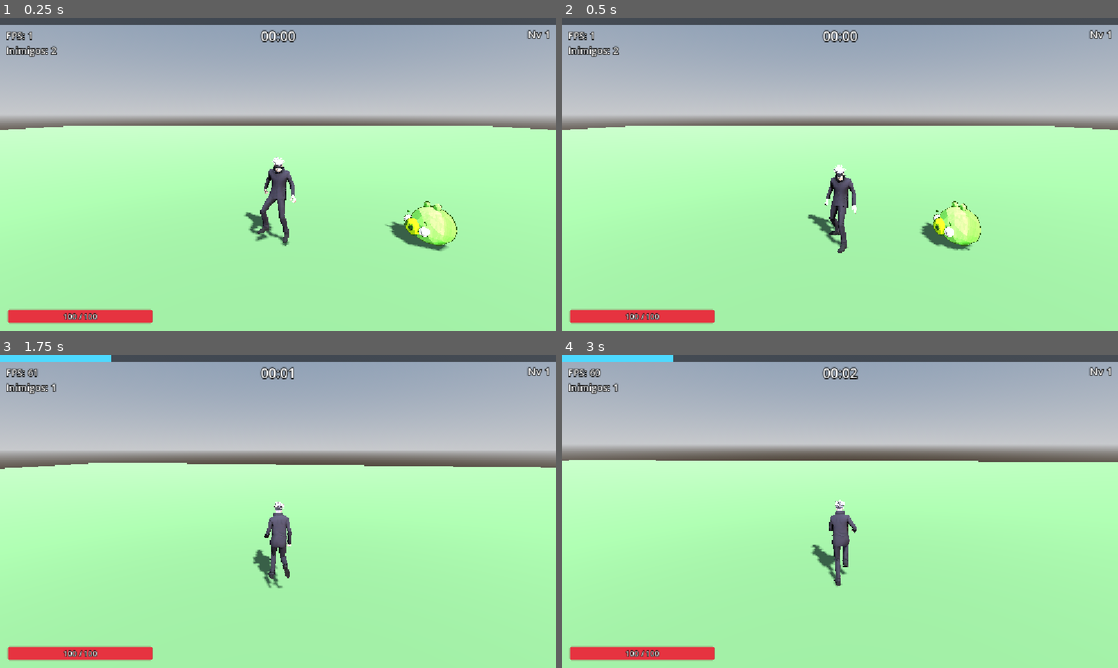
Above: before the commit, frames 1-4 (two rows, left to right).
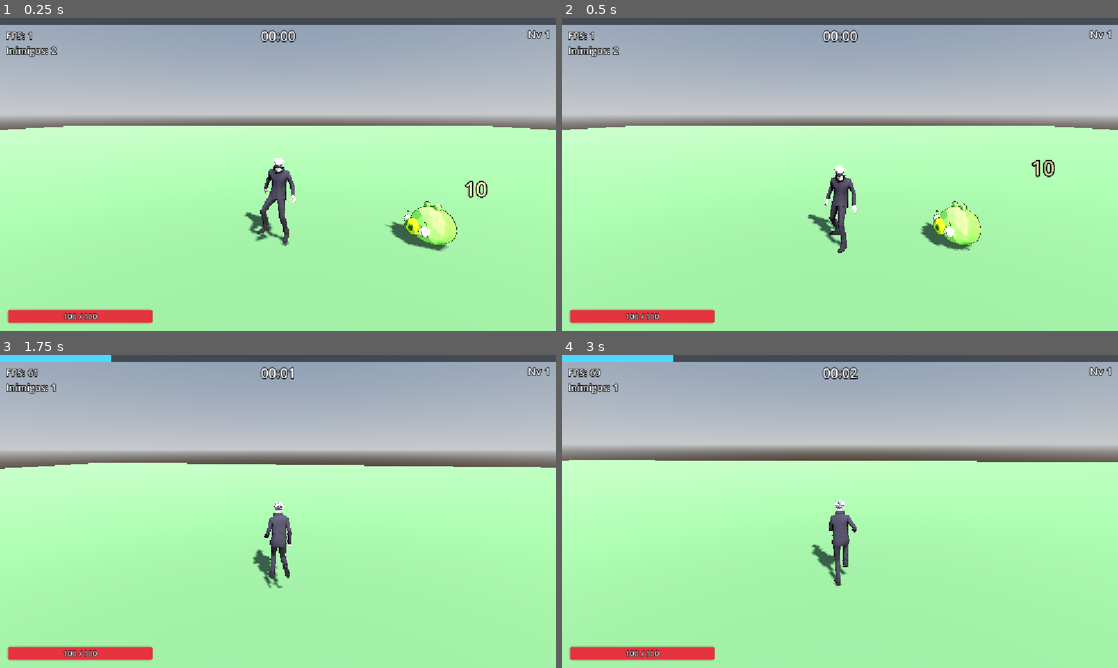
Above: after the commit, the same moments.

Repository: SamueLVitor1/larpbonk
Game: Godot game, scene res://levels/test_arena/test_arena.tscn
The game is run twice, just before and just after one commit, with the same random seed, the same clock (stepped at 60 frames per second) and the same inputs.
Inputs (mouse positions are in pixels of both pictures, inside the frame that each line leads up to):
- Up to frame 1 (0.25 s): no input
- Up to frame 2 (0.5 s): no input
- Up to frame 3 (1.75 s): tap Enter at 0.5 s; move the mouse to (305, 511) at 0.52 s; hold W (move_forward) from 0.53 s (still down); tap K at 0.6, 1.35 s; tap Space (jump) at 0.77, 1.52 s; move the mouse to (250, 511) at 1.27 s
- Up to frame 4 (3 s): keep holding W (move_forward); move the mouse to (851, 505) at 2.02 s; tap K at 2.1, 2.85 s; move the mouse to (834, 517) at 2.77 s

The runs differ from the first frame. In frame 1, 0.1% of the frame differs, in the area x 83-88%, y 52-58%; in frame 2, 0.2%, in the area x 49-89%, y 45-70%; in frame 3, less than 0.1%; in frame 4, less than 0.1%.

Commit message:
feat: game feel (flash, números de dano, puf e tremor de câmera)
- Inimigo pisca branco ao tomar dano
- Números de dano saltando dos inimigos (Label3D com pool)
- Efeito de fumaça ao inimigo morrer (pasta effects/)
- Câmera treme quando o player toma dano
- Corrige malha do chão deslocada da colisão
- Backlog de ideias movido para BACKLOG.md

Diff:
--- a/autoload/event_bus.gd
+++ b/autoload/event_bus.gd
@@ -38,3 +38,7 @@
 ## A vida do player chegou a zero.
 @warning_ignore("unused_signal")
 signal player_died
+
+## Um inimigo em `position` tomou `amount` de dano (números de dano, sons...).
+@warning_ignore("unused_signal")
+signal enemy_damaged(position: Vector3, amount: float)
--- /dev/null
+++ b/effects/death_puff/death_puff.gd
@@ -0,0 +1,19 @@
+class_name DeathPuff
+extends GPUParticles3D
+## "Puf" de fumacinha quando um inimigo morre. Partículas de uma vez só
+## (one_shot); volta para o pool quando termina. Vem de um ObjectPool.
+
+var _time_left: float = 0.0
+
+
+func play_at(at: Vector3) -> void:
+	global_position = at
+	restart()
+	# Margem para as últimas partículas terminarem de sumir.
+	_time_left = lifetime + 0.1
+
+
+func _process(delta: float) -> void:
+	_time_left -= delta
+	if _time_left <= 0.0:
+		ObjectPool.release_or_free(self)
--- /dev/null
+++ b/effects/death_puff/death_puff.tscn
@@ -0,0 +1,46 @@
+[gd_scene load_steps=8 format=3]
+
+[ext_resource type="Script" path="res://effects/death_puff/death_puff.gd" id="1_puff"]
+
+[sub_resource type="Curve" id="Curve_shrink"]
+_data = [Vector2(0, 1), 0.0, 0.0, 0, 0, Vector2(1, 0), -1.5, 0.0, 0, 0]
+point_count = 2
+
+[sub_resource type="CurveTexture" id="CurveTexture_shrink"]
+curve = SubResource("Curve_shrink")
+
+[sub_resource type="ParticleProcessMaterial" id="ParticleProcessMaterial_1"]
+emission_shape = 1
+emission_sphere_radius = 0.3
+direction = Vector3(0, 1, 0)
+spread = 90.0
+initial_velocity_min = 1.5
+initial_velocity_max = 3.5
+gravity = Vector3(0, -1, 0)
+damping_min = 3.0
+damping_max = 5.0
+scale_min = 0.6
+scale_max = 1.3
+scale_curve = SubResource("CurveTexture_shrink")
+
+[sub_resource type="StandardMaterial3D" id="StandardMaterial3D_puff"]
+shading_mode = 0
+albedo_color = Color(0.95, 0.95, 0.95, 1)
+
+[sub_resource type="SphereMesh" id="SphereMesh_puff"]
+material = SubResource("StandardMaterial3D_puff")
+radius = 0.14
+height = 0.28
+radial_segments = 8
+rings = 4
+
+[node name="DeathPuff" type="GPUParticles3D"]
+cast_shadow = 0
+emitting = false
+amount = 12
+lifetime = 0.5
+one_shot = true
+explosiveness = 1.0
+process_material = SubResource("ParticleProcessMaterial_1")
+draw_pass_1 = SubResource("SphereMesh_puff")
+script = ExtResource("1_puff")
--- /dev/null
+++ b/effects/death_puff/death_puff_spawner.gd
@@ -0,0 +1,27 @@
+class_name DeathPuffSpawner
+extends Node
+## Escuta o EventBus e solta um "puf" onde cada inimigo morre.
+
+@export var puff_scene: PackedScene
+@export var pool_initial_size: int = 20
+## Altura do "puf" em relação ao pé do inimigo (meio do corpo).
+@export var height: float = 0.45
+
+var _pool: ObjectPool
+
+
+func _ready() -> void:
+	if puff_scene == null:
+		push_warning("DeathPuffSpawner sem puff_scene.")
+		return
+	_pool = ObjectPool.new()
+	_pool.name = "DeathPuffPool"
+	_pool.scene = puff_scene
+	_pool.initial_size = pool_initial_size
+	add_child(_pool)
+	EventBus.enemy_died.connect(_on_enemy_died)
+
+
+func _on_enemy_died(position: Vector3, _xp_value: float) -> void:
+	var puff := _pool.acquire() as DeathPuff
+	puff.play_at(position + Vector3.UP * height)
--- /dev/null
+++ b/effects/death_puff/death_puff_spawner.tscn
@@ -0,0 +1,8 @@
+[gd_scene load_steps=3 format=3]
+
+[ext_resource type="Script" path="res://effects/death_puff/death_puff_spawner.gd" id="1_spawner"]
+[ext_resource type="PackedScene" path="res://effects/death_puff/death_puff.tscn" id="2_puff"]
+
+[node name="DeathPuffSpawner" type="Node"]
+script = ExtResource("1_spawner")
+puff_scene = ExtResource("2_puff")
--- a/entities/enemies/base_enemy/base_enemy.gd
+++ b/entities/enemies/base_enemy/base_enemy.gd
@@ -7,9 +7,17 @@
 @export var stats: EnemyStats
 ## Para de andar quando está mais perto que isso (evita tremer em cima do player).
 @export var stop_distance: float = 0.5
+## Quanto tempo o inimigo fica branco ao tomar dano (segundos).
+@export var hit_flash_duration: float = 0.08
+
+## Um material só, compartilhado por todos os inimigos: piscar é só ligar/desligar
+## o overlay em cada malha, sem criar nada novo a cada acerto.
+static var _flash_material: StandardMaterial3D
 
 var target: Node3D
 var _move_speed: float = 3.0
+var _meshes: Array[MeshInstance3D] = []
+var _flash_time_left: float = 0.0
 
 @onready var health: HealthComponent = $HealthComponent
 @onready var hitbox: HitboxComponent = $HitboxComponent
@@ -18,6 +26,10 @@
 func _ready() -> void:
 	_apply_stats()
 	health.died.connect(_on_died)
+	health.damaged.connect(_on_damaged)
+	# Busca as malhas uma vez só (o modelo do .glb pode ter várias).
+	for node in $Model.find_children("*", "MeshInstance3D", true, false):
+		_meshes.append(node)
 	# Vindo de um pool, só entra no grupo ao sair da reserva (on_pool_acquire);
 	# senão os guardados contariam no limite do spawner e na tecla K.
 	if not has_meta(&"object_pool"):
@@ -33,11 +45,17 @@
 ## Voltou para a reserva: deixa de contar como inimigo.
 func on_pool_release() -> void:
 	remove_from_group("enemies")
+	_set_flash(false)
 
 
 ## Anda reto até o player, só no plano XZ, e vira o corpo para ele.
 ## O modelo olha para +Z, por isso atan2(x, z).
 func _physics_process(delta: float) -> void:
+	# Contador simples em vez de Tween/Timer: com centenas de inimigos é mais barato.
+	if _flash_time_left > 0.0:
+		_flash_time_left -= delta
+		if _flash_time_left <= 0.0:
+			_set_flash(false)
 	if target == null:
 		# Busca "preguiçosa": não depende da ordem em que player e inimigo entram na cena.
 		target = get_tree().get_first_node_in_group("player") as Node3D
@@ -64,6 +82,22 @@
 	_move_speed = stats.move_speed
 
 
+func _on_damaged(amount: float) -> void:
+	_flash_time_left = hit_flash_duration
+	_set_flash(true)
+	EventBus.enemy_damaged.emit(global_position + Vector3.UP * 1.0, amount)
+
+
+func _set_flash(on: bool) -> void:
+	if _flash_material == null:
+		_flash_material = StandardMaterial3D.new()
+		_flash_material.shading_mode = BaseMaterial3D.SHADING_MODE_UNSHADED
+		_flash_material.transparency = BaseMaterial3D.TRANSPARENCY_ALPHA
+		_flash_material.albedo_color = Color(1, 1, 1, 0.85)
+	for mesh in _meshes:
+		mesh.material_overlay = _flash_material if on else null
+
+
 func _on_died() -> void:
 	EventBus.enemy_died.emit(global_position, stats.xp_value if stats else 0.0)
 	# Deferred: a morte acontece no meio da checagem de colisão da hitbox,
--- a/entities/player/camera_rig.gd
+++ b/entities/player/camera_rig.gd
@@ -7,7 +7,18 @@
 @export_range(-89.0, 0.0) var min_pitch_deg: float = -60.0
 @export_range(0.0, 89.0) var max_pitch_deg: float = 20.0
 
+@export_group("Shake")
+## Tremer a câmera quando o player toma dano (futuro: opção no menu).
+@export var shake_enabled: bool = true
+@export var shake_duration: float = 0.15
+## Deslocamento máximo da câmera durante o tremor (metros).
+@export var shake_strength: float = 0.12
+
+var _shake_time_left: float = 0.0
+var _last_health: float = -1.0
+
 @onready var spring_arm: SpringArm3D = $SpringArm3D
+@onready var camera: Camera3D = $SpringArm3D/Camera3D
 
 
 func _ready() -> void:
@@ -16,6 +27,29 @@
 	var body := get_parent() as CollisionObject3D
 	if body:
 		spring_arm.add_excluded_object(body.get_rid())
+	EventBus.player_health_changed.connect(_on_player_health_changed)
+
+
+## Treme só quando a vida diminui (cura e aumento de vida máxima não contam).
+func _on_player_health_changed(current: float, _max_value: float) -> void:
+	if _last_health >= 0.0 and current < _last_health and shake_enabled:
+		_shake_time_left = shake_duration
+	_last_health = current
+
+
+## h_offset/v_offset deslocam a imagem sem mexer no SpringArm nem na mira.
+func _process(delta: float) -> void:
+	if _shake_time_left <= 0.0:
+		return
+	_shake_time_left -= delta
+	if _shake_time_left <= 0.0:
+		camera.h_offset = 0.0
+		camera.v_offset = 0.0
+		return
+	# Diminui até zero ao longo do tremor: começa forte e acalma.
+	var strength := shake_strength * (_shake_time_left / shake_duration)
+	camera.h_offset = randf_range(-strength, strength)
+	camera.v_offset = randf_range(-strength, strength)
 
 
 func _unhandled_input(event: InputEvent) -> void:
--- a/levels/test_arena/test_arena.tscn
+++ b/levels/test_arena/test_arena.tscn
@@ -10,6 +10,8 @@
 [ext_resource type="PackedScene" path="res://ui/menus/level_up_menu/level_up_menu.tscn" id="7_level_up_menu"]
 [ext_resource type="PackedScene" path="res://systems/upgrades/upgrade_manager.tscn" id="8_upgrade_manager"]
 [ext_resource type="PackedScene" path="res://ui/menus/game_over_menu/game_over_menu.tscn" id="9_game_over"]
+[ext_resource type="PackedScene" path="res://ui/damage_numbers/damage_number_spawner.tscn" id="10_damage_numbers"]
+[ext_resource type="PackedScene" path="res://effects/death_puff/death_puff_spawner.tscn" id="11_death_puff"]
 
 [sub_resource type="ProceduralSkyMaterial" id="ProceduralSkyMaterial_1"]
 
@@ -49,7 +51,6 @@
 shape = SubResource("BoxShape3D_1")
 
 [node name="MeshInstance3D" type="MeshInstance3D" parent="Floor" unique_id=1994294439]
-transform = Transform3D(1, 0, 0, 0, 1, 0, 0, 0, 1, 0.0039691925, -1.1920929e-07, -0.002168417)
 mesh = SubResource("BoxMesh_1")
 
 [node name="Player" parent="." unique_id=510878747 instance=ExtResource("1_player")]
@@ -62,12 +63,16 @@
 enemy_scene = ExtResource("2_enemy")
 config = ExtResource("4_spawn_config")
 
-[node name="DropSpawner" parent="." instance=ExtResource("5_drops")]
+[node name="DropSpawner" parent="." unique_id=1692472799 instance=ExtResource("5_drops")]
 
-[node name="Hud" parent="." instance=ExtResource("6_hud")]
+[node name="Hud" parent="." unique_id=1211981824 instance=ExtResource("6_hud")]
 
-[node name="UpgradeManager" parent="." instance=ExtResource("8_upgrade_manager")]
+[node name="UpgradeManager" parent="." unique_id=1061210737 instance=ExtResource("8_upgrade_manager")]
 
-[node name="LevelUpMenu" parent="." instance=ExtResource("7_level_up_menu")]
+[node name="LevelUpMenu" parent="." unique_id=1590276569 instance=ExtResource("7_level_up_menu")]
 
-[node name="GameOverMenu" parent="." instance=ExtResource("9_game_over")]
+[node name="GameOverMenu" parent="." unique_id=1057419491 instance=ExtResource("9_game_over")]
+
+[node name="DamageNumberSpawner" parent="." instance=ExtResource("10_damage_numbers")]
+
+[node name="DeathPuffSpawner" parent="." instance=ExtResource("11_death_puff")]
--- /dev/null
+++ b/ui/damage_numbers/damage_number.gd
@@ -0,0 +1,32 @@
+class_name DamageNumber
+extends Label3D
+## Número que salta de um inimigo atingido, sobe e some. Vem de um ObjectPool.
+
+## Segundos até sumir.
+@export var duration: float = 0.6
+## Quanto sobe durante a animação (metros).
+@export var rise_height: float = 0.8
+
+var _time_left: float = 0.0
+var _start: Vector3
+
+
+func show_damage(at: Vector3, amount: float) -> void:
+	# Pequeno desvio aleatório para números seguidos não ficarem um em cima do outro.
+	_start = at + Vector3(randf_range(-0.3, 0.3), 0.0, randf_range(-0.3, 0.3))
+	global_position = _start
+	text = str(roundi(amount))
+	modulate.a = 1.0
+	_time_left = duration
+
+
+func _process(delta: float) -> void:
+	_time_left -= delta
+	if _time_left <= 0.0:
+		ObjectPool.release_or_free(self)
+		return
+	var progress := 1.0 - _time_left / duration
+	# ease out: sobe rápido e desacelera, com cara de "salto".
+	global_position = _start + Vector3.UP * rise_height * ease(progress, 0.4)
+	# Some só na segunda metade, para dar tempo de ler.
+	modulate.a = clampf(2.0 - progress * 2.0, 0.0, 1.0)
--- /dev/null
+++ b/ui/damage_numbers/damage_number.tscn
@@ -0,0 +1,15 @@
+[gd_scene load_steps=2 format=3]
+
+[ext_resource type="Script" path="res://ui/damage_numbers/damage_number.gd" id="1_number"]
+
+[node name="DamageNumber" type="Label3D"]
+pixel_size = 0.006
+billboard = 1
+no_depth_test = true
+fixed_size = false
+modulate = Color(1, 0.95, 0.6, 1)
+outline_modulate = Color(0, 0, 0, 1)
+text = "10"
+font_size = 64
+outline_size = 14
+script = ExtResource("1_number")
--- /dev/null
+++ b/ui/damage_numbers/damage_number_spawner.gd
@@ -0,0 +1,26 @@
+class_name DamageNumberSpawner
+extends Node
+## Escuta o EventBus e mostra um número de dano onde cada inimigo é atingido.
+
+@export var number_scene: PackedScene
+@export var pool_initial_size: int = 40
+
+var _pool: ObjectPool
+
+
+func _ready() -> void:
+	if number_scene == null:
+		push_warning("DamageNumberSpawner sem number_scene.")
+		return
+	_pool = ObjectPool.new()
+	_pool.name = "DamageNumberPool"
+	_pool.scene = number_scene
+	_pool.initial_size = pool_initial_size
+	_pool.warm_up = true
+	add_child(_pool)
+	EventBus.enemy_damaged.connect(_on_enemy_damaged)
+
+
+func _on_enemy_damaged(position: Vector3, amount: float) -> void:
+	var number := _pool.acquire() as DamageNumber
+	number.show_damage(position, amount)
--- /dev/null
+++ b/ui/damage_numbers/damage_number_spawner.tscn
@@ -0,0 +1,8 @@
+[gd_scene load_steps=3 format=3]
+
+[ext_resource type="Script" path="res://ui/damage_numbers/damage_number_spawner.gd" id="1_spawner"]
+[ext_resource type="PackedScene" path="res://ui/damage_numbers/damage_number.tscn" id="2_number"]
+
+[node name="DamageNumberSpawner" type="Node"]
+script = ExtResource("1_spawner")
+number_scene = ExtResource("2_number")
Not shown, added: effects/death_puff/death_puff.gd.uid
Not shown, added: effects/death_puff/death_puff_spawner.gd.uid
Not shown, added: ui/damage_numbers/damage_number.gd.uid
Not shown, added: ui/damage_numbers/damage_number_spawner.gd.uid
Not shown, added: BACKLOG.md
Not shown, changed: CLAUDE.md
